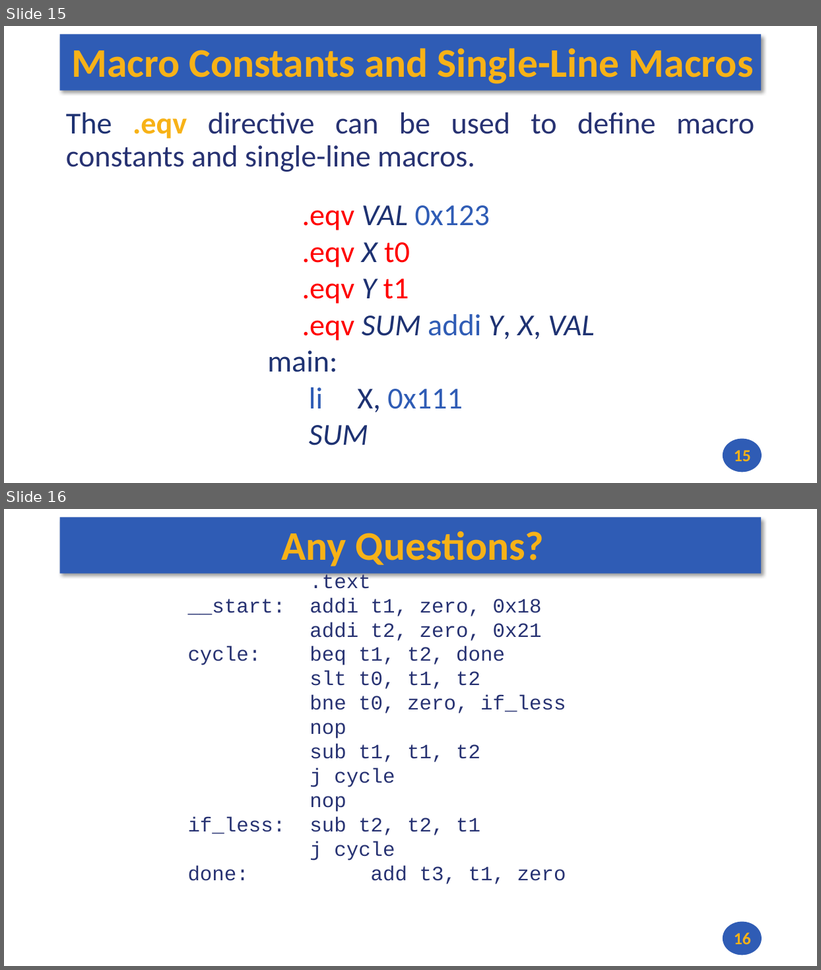
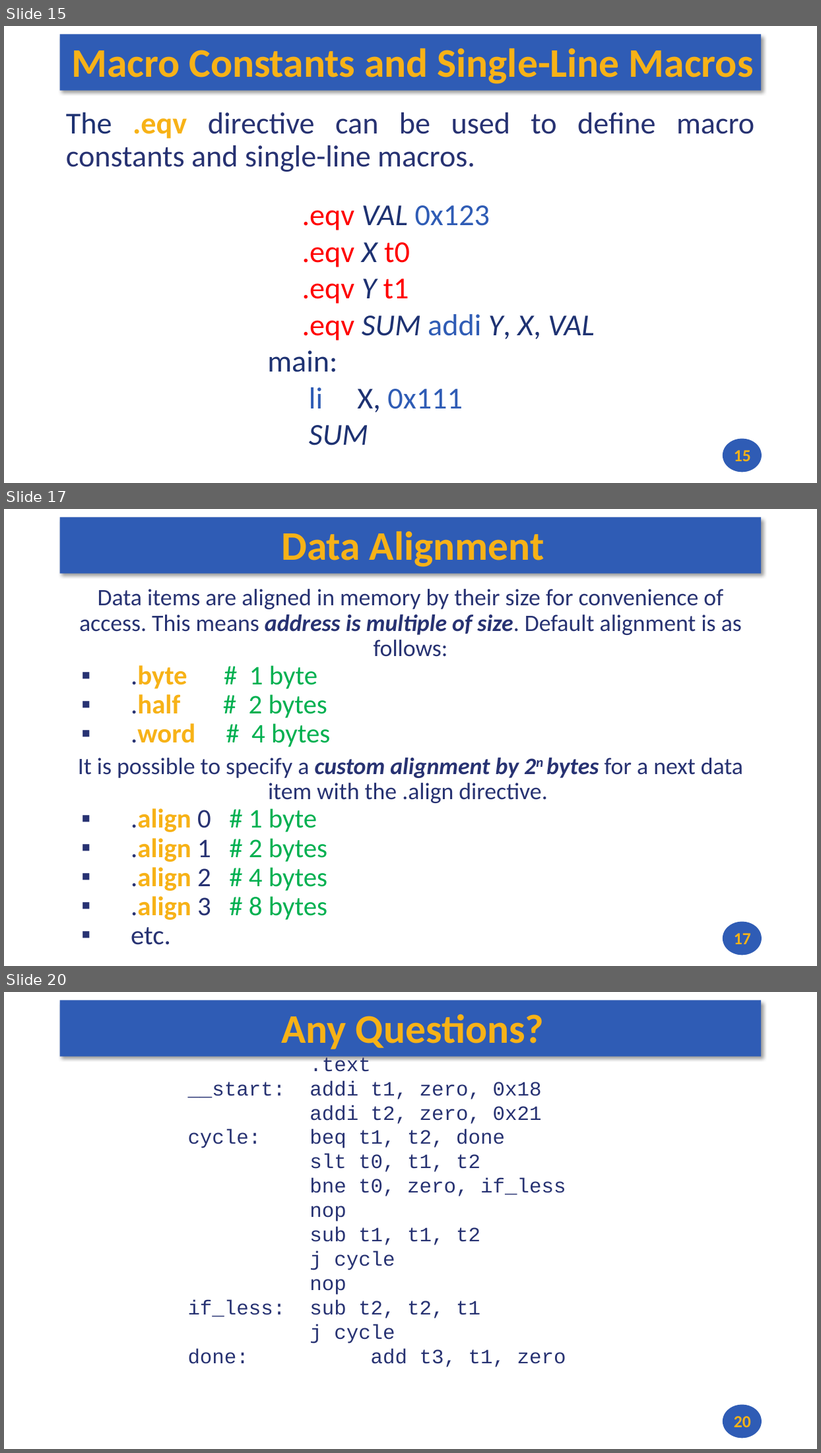
Before and after one commit to andrewt0301/hse-acos-course, a slide deck: docs/part1ca/05_MacrosBranchesArrays/CA_Lecture_05.pptx. Shown one above the other, each under a label of ours: slides 15 and 16 before the commit, slides 15, 17 and 20 after it; the slides between them are not shown. The pictures are 821x970 and 821x1453 pixels, drawn with LibreOffice and Linux fonts; fonts in the diff are those of the drawing. Boxes give left, top, right and bottom in pixels: in the first picture for what was removed or moved away, otherwise in the second. Text is boxed around its words. In the diff, an @@ line names an element or a change of style, - is before the commit and + after.

```diff
--- a/docs/part1ca/05_MacrosBranchesArrays/CA_Lecture_05.pptx
+++ b/docs/part1ca/05_MacrosBranchesArrays/CA_Lecture_05.pptx
@@ slide 17 added at box(4, 509, 817, 966), background #FFFFFF; not listed: 2 template elements that a slide beside it also shows @@
@@ title added at box(281, 531, 544, 567), 48 pt, text #F7B217, bold @@
+Data Alignment
@@ text added at box(78, 589, 743, 945), 27.9 pt, text #273272 @@
+Data items are aligned in memory by their size for convenience of access. This means address is multiple of size. Default alignment is as follows:
+▪ .byte # 1 byte
+▪ .half # 2 bytes
+▪ .word # 4 bytes
+It is possible to specify a custom alignment by 2n bytes for a next data item with the .align directive.
+▪ .align 0 # 1 byte
+▪ .align 1 # 2 bytes
+▪ .align 2 # 4 bytes
+▪ .align 3 # 8 bytes
+▪ etc.
@@ page number added at box(734, 933, 751, 945), 20 pt, text #F7B217, bold @@
+17
@@ what was slide 16 is now slide 20 @@
@@ page number at box(734, 1416, 751, 1428): text changed @@
-16
+20
```
Also in this commit, not shown: 3 other slides added, 3 other files.
